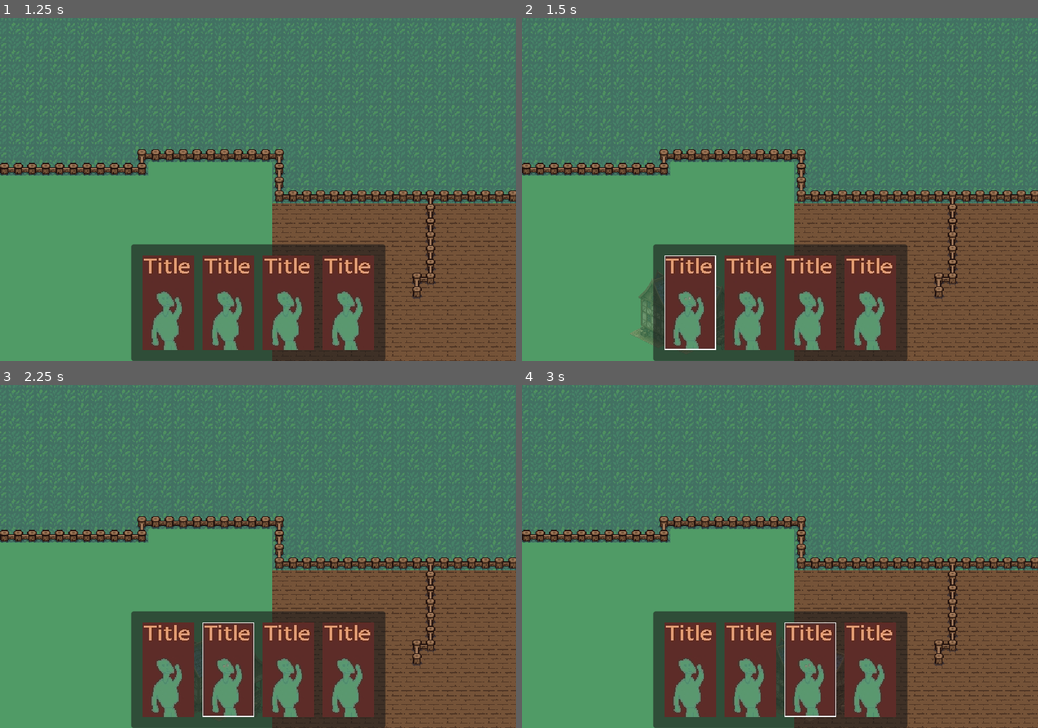
Above: before the commit, frames 1-4 (two rows, left to right).
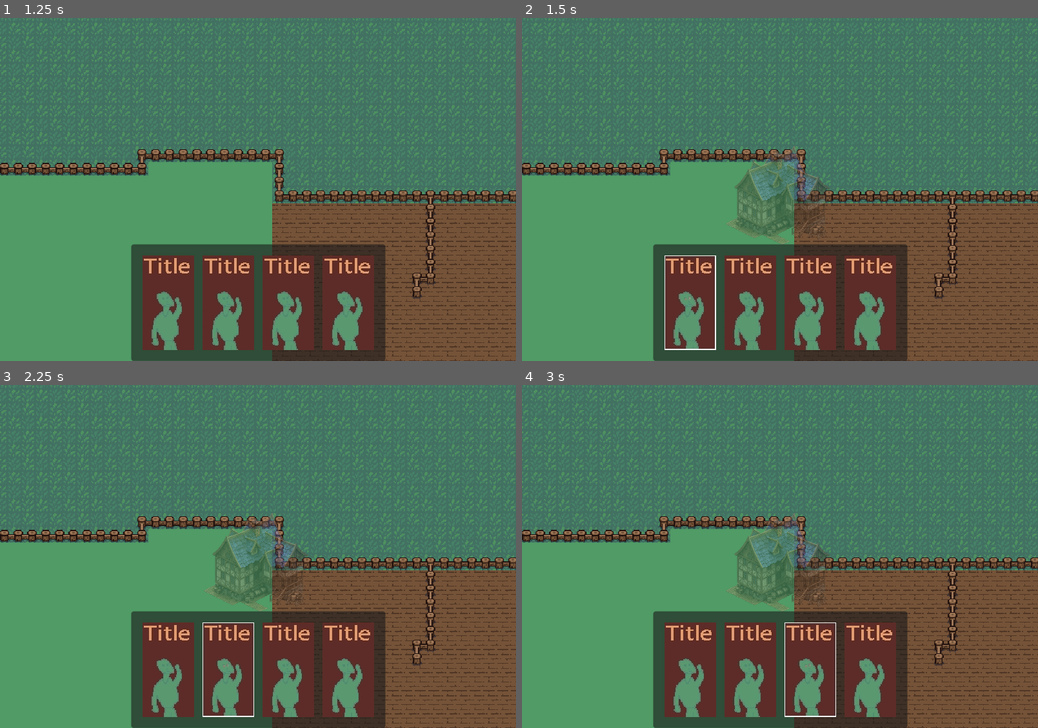
Above: after the commit, the same moments.

Repository: SiTOTG/KingVsKing
Game: Godot game, scene res://world/world.tscn
The game is run twice, just before and just after one commit, with the same random seed, the same clock (stepped at 60 frames per second) and the same inputs.
Inputs (mouse positions are in pixels of both pictures, inside the frame that each line leads up to):
- Up to frame 1 (1.25 s): click "Cards" at 0.5 s
- Up to frame 2 (1.5 s): click (687, 302) at 1.25 s
- Up to frame 3 (2.25 s): click (227, 669) at 2 s
- Up to frame 4 (3 s): click (810, 669) at 2.75 s

Frame 1 is identical in both runs. In frame 2, 2.9% of the frame differs, in the area x 20-60%, y 37-96%; in frame 3, 2.5%; in frame 4, 2.5%.

Commit message:
wip: refactor card manipulation

Diff:
--- /dev/null
+++ b/events.gd
@@ -0,0 +1,5 @@
+extends Node
+
+signal start_card_activation(card: Card)
+signal finish_card_activation()
+signal cancel_card_activation()
--- a/player/card_hud.gd
+++ b/player/card_hud.gd
@@ -30,15 +30,18 @@
 	connect_signals()
 
 func _unhandled_input(event):
-
 	if event is InputEventMouseButton and event.pressed:
 		if event.button_index == MOUSE_BUTTON_LEFT:
 			if held_card and ctx == SPAWNER and _tilemap_master.can_build_there():
 				var spawner = load(held_card.spawner_scene) as PackedScene
 				create_spawner.emit(_tilemap_master.get_origin_position(), spawner)
 				_tilemap_master.set_tiles_as_blocked()
+				Events.finish_card_activation.emit()
+				if not Input.is_physical_key_pressed(KEY_SHIFT):
+					release_card()
 		elif event.button_index == MOUSE_BUTTON_RIGHT and held_card:
 			release_card()
+			Events.cancel_card_activation.emit()
 
 func _physics_process(delta):
 	if held_card and held_card_sprite:
@@ -55,7 +58,6 @@
 			held_card_sprite.texture = held_card.mouse_build
 			held_card_sprite.scale = Vector2(0.232, 0.232)
 			held_card_sprite.self_modulate.a = 0.4
-			_tilemap_master.show_buildable_tiles(Vector2i(3, 2))
 		held_card_sprite.global_position = _tilemap_master.get_origin_position()
 	elif ctx != NO_TARGET:
 		ctx = NO_TARGET
@@ -72,13 +74,16 @@
 	if held_card:
 		release_card()
 	held_card = card
+	held_card.active = true
+	held_card.context_changed.connect(_on_card_context_changed)
+	Events.start_card_activation.emit(held_card)
 	held_card_sprite = Sprite2D.new()
 	held_card_sprite.scale = Vector2(0.35, 0.35)
 	get_tree().root.add_child(held_card_sprite)
 	update_ctx()
-	print("Holding card ", card.title)
 
 func release_card():
+	held_card.context_changed.disconnect(_on_card_context_changed)
 	held_card = null
 	held_card_sprite.queue_free()
 	held_card_sprite = null
@@ -93,3 +98,6 @@
 func _on_close_mouse_entered():
 	cardsPanel.hide()
 	expand.show()
+
+func _on_card_context_changed(old_context, new_context):
+	print("Old context: ", old_context, " new card: ", new_context)
--- a/player/cards/card.gd
+++ b/player/cards/card.gd
@@ -14,3 +14,36 @@
 
 @export_group("Effect")
 @export_file("*.tscn") var spawner_scene
+@export var spawner_size: Vector2i = Vector2i.ONE
+
+# Context variables, relevant when active
+enum {
+	RESET,
+	NO_TARGET,
+	SPAWNER
+}
+
+signal context_changed(old_context: int, new_context: int)
+
+var active = false:
+	set(value):
+		active = value
+		update_ctx()
+var hovering_tiles = false:
+	set(value):
+		hovering_tiles = value
+		update_ctx()
+
+var ctx: int = RESET
+
+func update_ctx():
+	var new_ctx
+	if active:
+		if hovering_tiles:
+			new_ctx = SPAWNER
+		else:
+			new_ctx = NO_TARGET
+	else: new_ctx = RESET
+	if ctx != new_ctx:
+		context_changed.emit(ctx, new_ctx)
+		ctx = new_ctx
--- a/player/cards/placeholder_card.tres
+++ b/player/cards/placeholder_card.tres
@@ -14,3 +14,4 @@
 mouse_empty = ExtResource("3_4tcfl")
 title = "Placeholder"
 spawner_scene = "res://player/spawner.tscn"
+spawner_size = Vector2i(3, 2)
--- a/project.godot
+++ b/project.godot
@@ -72,6 +72,7 @@
 
 GlobalSettings="*res://global_settings.gd"
 DebugCamera="*res://debug/debug_camera.tscn"
+Events="*res://events.gd"
 
 [display]
 
--- a/world/tilemap_master.gd
+++ b/world/tilemap_master.gd
@@ -10,7 +10,19 @@
 
 var occupied_cells: Array[Vector2i] = []
 
+var active_card: Card
+
+func _ready():
+	Events.start_card_activation.connect(_on_card_activate)
+	Events.finish_card_activation.connect(_on_card_deactivate)
+	Events.cancel_card_activation.connect(_on_card_deactivate)
+
 func _unhandled_input(event):
+	if event is InputEventMouseMotion and active_card:
+		var cell_position = local_to_map(get_local_mouse_position())
+		if cell_position != origin:
+			active_card.hovering_tiles = is_over_tile()
+
 	if event is InputEventMouseMotion and is_showing_buidable_tiles:
 		var cell_position = local_to_map(get_local_mouse_position())
 		if cell_position == origin:
@@ -76,3 +88,17 @@
 			if not buildable_cells.has(cell) and not occupied_cells.has(cell):
 				buildable_cells.append(cell)
 	return buildable_cells
+
+func _on_card_activate(card: Card):
+	active_card = card
+	active_card.context_changed.connect(_on_card_context_changed)
+
+func _on_card_deactivate():
+	active_card.context_changed.disconnect(_on_card_context_changed)
+	active_card = null
+
+func _on_card_context_changed(old_context: int, new_context: int):
+	if new_context == Card.SPAWNER:
+		show_buildable_tiles(active_card.spawner_size)
+	else:
+		hide_buildable_tiles()
